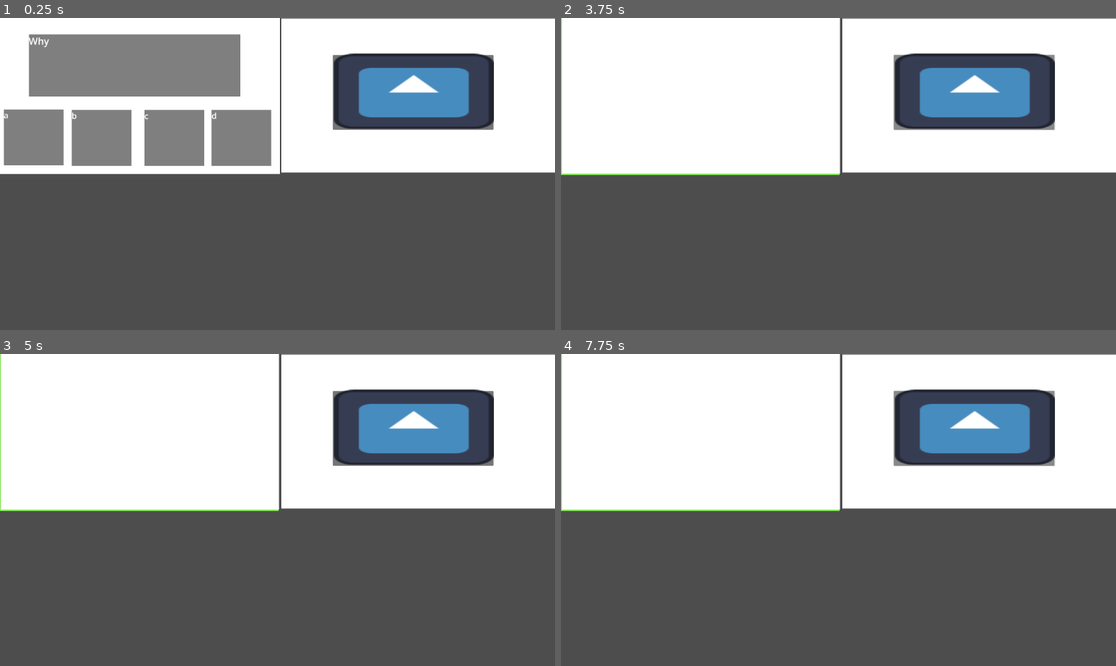
Above: before the commit, frames 1-4 (two rows, left to right).
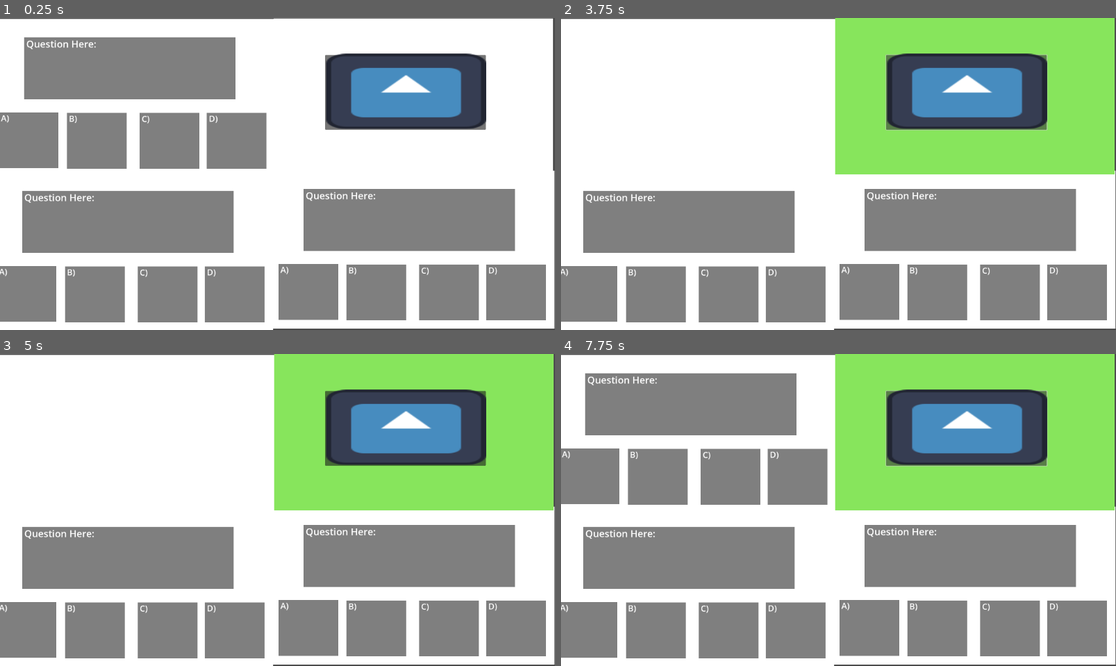
Above: after the commit, the same moments.

Repository: IanM-Anderson/Voltron-Season-9
Game: Godot game, scene res://world.tscn
Same seed, same stepped clock (60 frames per second), same inputs: the game is played once before the commit and once after it. The project has no main scene, so this scene is started directly. The engine's default icon, where the game draws it, is replaced by a stand-in: a white triangle on a blue panel in a dark square.
Inputs (mouse positions are in pixels of both pictures, inside the frame that each line leads up to; where the layout moved, square brackets give the same spot in the first picture):
- Up to frame 1 (0.25 s): no input
- Up to frame 2 (3.75 s): click (594, 136) at 0.52 s; click (799, 136) at 1.27 s; click (733, 136) at 2.02 s; click (660, 136) at 2.77 s; click (966, 92) [971, 92] at 3.5 s
- Up to frame 3 (5 s): click (33, 472) at 4.27 s
- Up to frame 4 (7.75 s): click (799, 472) at 5.02 s; click (733, 472) at 5.77 s; click (660, 472) at 6.52 s; click (966, 428) [971, 428] at 7.25 s

The runs differ from the first frame. In frame 1, 56% of the frame differs, in the area x 0-100%, y 0-100%; in frame 2, 70%; in frame 3, 70%; in frame 4, 85%.
Error after the commit: Attempt to call function 'get_as_text' in base 'null instance' on a null instance. (res://unique_words.gd:52)

Commit message:
Add files via upload

Diff:
--- /dev/null
+++ b/voltron-season-9/Trivia.gd
@@ -0,0 +1,92 @@
+extends Node2D
+
+var questions = []
+var answerText = []
+var answers = []
+var questionNumber = 0
+var answer = "0"
+var guess = false
+var won = false
+
+func _ready() -> void:
+	var data = load_from_file()
+	var lines = data.strip_edges().split("\n")
+	print(lines)
+
+	# loop through all the questions
+	for i in range(0, lines.size(), 1):
+		var questionData = lines[i].strip_edges().split(",")
+		questions.append(questionData[0])
+		answerText.append([questionData[1], questionData[2], questionData[3], questionData[4]])
+		answers.append(questionData[5])
+
+
+	newQuestion()
+
+
+ #Called every frame. 'delta' is the elapsed time since the previous frame.
+func _process(delta: float) -> void:
+	if answer == answers[questionNumber] and guess:
+		get_node("MultiBackground").visible = false
+		get_node("MultiWin").visible = true
+		won = true
+
+	if guess and answer != answers[questionNumber]:
+		print("fail")
+		get_node("Timer").start()
+		guess = false
+		get_node("Cover").visible = true
+
+func load_from_file():
+	var file = FileAccess.open("C:/Users/13ian/Documents/GoDot Games/voltron-season-9/GameJamTrivia.txt", FileAccess.READ)
+	var content = file.get_as_text()
+	return content
+
+func _on_a_pressed() -> void:
+	answer = "1"
+	guess = true
+	print(answer)
+
+
+func _on_b_pressed() -> void:
+	answer = "4"
+	guess = true
+	print(answer)
+
+
+func _on_c_pressed() -> void:
+	answer = "3"
+	guess = true
+	print(answer)
+
+
+func _on_d_pressed() -> void:
+	answer = "2"
+	guess = true
+	print(answer)
+
+
+func _on_timer_timeout() -> void:
+	newQuestion()
+
+	get_node("Cover").visible = false
+	get_node("Timer").stop()
+
+func newQuestion():
+	# replace the question
+	questionNumber = randi_range(0, questions.size() - 1)
+	# update the question text
+	get_node("Questions").text = questions[questionNumber]
+
+	# update the question text
+	get_node("A").text = answerText[questionNumber][0]
+	get_node("B").text = answerText[questionNumber][1]
+	get_node("C").text = answerText[questionNumber][2]
+	get_node("D").text = answerText[questionNumber][3]
+	print(answers[questionNumber])
+
+func reset():
+	get_node("MultiBackground").visible = true
+	get_node("MultiWin").visible = false
+	won = false
+	newQuestion()
--- /dev/null
+++ b/voltron-season-9/Trivia.tscn
@@ -0,0 +1,141 @@
+[gd_scene load_steps=5 format=3 uid="uid://c3f1o5m580aum"]
+
+[ext_resource type="Texture2D" uid="uid://t0s2vvl2tru4" path="res://Untitled.png" id="1_fhtr5"]
+[ext_resource type="Script" path="res://Trivia.gd" id="1_xql8k"]
+[ext_resource type="Texture2D" uid="uid://70unkr46ygy4" path="res://Win.png" id="3_k3xs6"]
+[ext_resource type="Texture2D" uid="uid://d1rmhc5b4uyn2" path="res://Question Background.png" id="4_gu8ai"]
+
+[node name="Trivia" type="Node2D"]
+script = ExtResource("1_xql8k")
+
+[node name="Timer" type="Timer" parent="."]
+
+[node name="Cover" type="Sprite2D" parent="."]
+visible = false
+position = Vector2(581.5, 321.5)
+scale = Vector2(0.667245, 0.600926)
+texture = ExtResource("1_fhtr5")
+
+[node name="MultiBackground" type="Sprite2D" parent="."]
+z_index = -10
+position = Vector2(578, 321)
+scale = Vector2(0.675926, 0.607407)
+texture = ExtResource("1_fhtr5")
+
+[node name="MultiWin" type="Sprite2D" parent="."]
+visible = false
+z_index = -10
+position = Vector2(574.5, 324)
+scale = Vector2(0.67419, 0.609259)
+texture = ExtResource("3_k3xs6")
+
+[node name="Questions" type="RichTextLabel" parent="."]
+offset_left = 119.0
+offset_top = 68.0
+offset_right = 997.0
+offset_bottom = 325.0
+theme_override_font_sizes/normal_font_size = 40
+text = " Question Here:"
+fit_content = true
+metadata/_edit_use_anchors_ = true
+
+[node name="Sprite2D" type="Sprite2D" parent="Questions"]
+z_index = -1
+position = Vector2(421, 131.5)
+scale = Vector2(0.55787, 0.302778)
+texture = ExtResource("4_gu8ai")
+
+[node name="A" type="RichTextLabel" parent="."]
+offset_left = 15.0
+offset_top = 379.0
+offset_right = 262.0
+offset_bottom = 611.0
+theme_override_font_sizes/normal_font_size = 35
+text = " A)"
+fit_content = true
+metadata/_edit_use_anchors_ = true
+
+[node name="Sprite2D" type="Sprite2D" parent="A"]
+z_index = -1
+position = Vector2(121, 117.5)
+scale = Vector2(0.155093, 0.234259)
+texture = ExtResource("4_gu8ai")
+
+[node name="A" type="Button" parent="A"]
+z_index = -2
+layout_mode = 0
+offset_right = 247.0
+offset_bottom = 231.0
+metadata/_edit_use_anchors_ = true
+
+[node name="D" type="RichTextLabel" parent="."]
+offset_left = 878.0
+offset_top = 381.0
+offset_right = 1125.0
+offset_bottom = 613.0
+theme_override_font_sizes/normal_font_size = 35
+text = " D)"
+metadata/_edit_use_anchors_ = true
+
+[node name="Sprite2D" type="Sprite2D" parent="D"]
+z_index = -1
+position = Vector2(122.5, 114)
+scale = Vector2(0.153356, 0.227778)
+texture = ExtResource("4_gu8ai")
+
+[node name="D" type="Button" parent="D"]
+z_index = -2
+layout_mode = 0
+offset_right = 247.0
+offset_bottom = 235.0
+metadata/_edit_use_anchors_ = true
+
+[node name="C" type="RichTextLabel" parent="."]
+offset_left = 599.0
+offset_top = 382.0
+offset_right = 846.0
+offset_bottom = 614.0
+theme_override_font_sizes/normal_font_size = 35
+text = " C)"
+metadata/_edit_use_anchors_ = true
+
+[node name="Sprite2D" type="Sprite2D" parent="C"]
+z_index = -1
+position = Vector2(123.5, 115.5)
+scale = Vector2(0.151042, 0.228704)
+texture = ExtResource("4_gu8ai")
+
+[node name="C" type="Button" parent="C"]
+z_index = -2
+layout_mode = 0
+offset_right = 250.0
+offset_bottom = 233.0
+metadata/_edit_use_anchors_ = true
+
+[node name="B" type="RichTextLabel" parent="."]
+offset_left = 297.0
+offset_top = 381.0
+offset_right = 544.0
+offset_bottom = 613.0
+theme_override_font_sizes/normal_font_size = 35
+text = " B)"
+metadata/_edit_use_anchors_ = true
+
+[node name="Sprite2D" type="Sprite2D" parent="B"]
+z_index = -1
+position = Vector2(125, 115.5)
+scale = Vector2(0.15162, 0.228704)
+texture = ExtResource("4_gu8ai")
+
+[node name="B" type="Button" parent="B"]
+z_index = -2
+layout_mode = 0
+offset_right = 250.0
+offset_bottom = 233.0
+metadata/_edit_use_anchors_ = true
+
+[connection signal="timeout" from="Timer" to="." method="_on_timer_timeout"]
+[connection signal="pressed" from="A/A" to="." method="_on_a_pressed"]
+[connection signal="pressed" from="D/D" to="." method="_on_b_pressed"]
+[connection signal="pressed" from="C/C" to="." method="_on_c_pressed"]
+[connection signal="pressed" from="B/B" to="." method="_on_d_pressed"]
--- a/voltron-season-9/button_game.gd
+++ b/voltron-season-9/button_game.gd
@@ -2,7 +2,13 @@
 
 var won = false
 
-
-
 func _on_button_pressed() -> void:
 	won = true
+
+	get_node("Background").visible = false
+	get_node("Win").visible = true
+
+func reset():
+	won = false
+	get_node("Background").visible = true
+	get_node("Win").visible = false
--- a/voltron-season-9/button_game.tscn
+++ b/voltron-season-9/button_game.tscn
@@ -1,11 +1,9 @@
-[gd_scene load_steps=7 format=3 uid="uid://c27dc6ptnl4ow"]
+[gd_scene load_steps=5 format=3 uid="uid://c27dc6ptnl4ow"]
 
 [ext_resource type="Script" path="res://button_game.gd" id="1_8f0ey"]
 [ext_resource type="Texture2D" uid="uid://t0s2vvl2tru4" path="res://Untitled.png" id="2_0q145"]
-[ext_resource type="Script" path="res://background.gd" id="3_3jp3o"]
 [ext_resource type="Texture2D" uid="uid://70unkr46ygy4" path="res://Win.png" id="4_f7i4b"]
 [ext_resource type="Texture2D" uid="uid://jjywbp7yov0f" path="res://icon.svg" id="5_qms1n"]
-[ext_resource type="Script" path="res://win.gd" id="5_tai8i"]
 
 [node name="ButtonGame" type="Node2D"]
 position = Vector2(534, 301)
@@ -16,7 +14,6 @@
 position = Vector2(42.5, 24.5)
 scale = Vector2(0.670718, 0.591667)
 texture = ExtResource("2_0q145")
-script = ExtResource("3_3jp3o")
 
 [node name="Win" type="Sprite2D" parent="."]
 visible = false
@@ -24,7 +21,6 @@
 position = Vector2(44, 26.5)
 scale = Vector2(0.671296, 0.60463)
 texture = ExtResource("4_f7i4b")
-script = ExtResource("5_tai8i")
 
 [node name="Button" type="Button" parent="."]
 offset_left = -324.0
--- /dev/null
+++ b/voltron-season-9/odd_one_out.gd
@@ -0,0 +1,105 @@
+extends Node2D
+
+var groups = []
+var options = []
+
+var answer = 0
+var input = 1
+
+var guess = false
+var won = false
+
+func _ready() -> void:
+	var data = load_from_file()
+	var lines = data.strip_edges().split("\n")
+
+	# loop through all the groups
+	for i in range(0, lines.size(), 1):
+		groups.append(lines[i].strip_edges().split(","))
+
+	newQuestion()
+
+
+
+ #Called every frame. 'delta' is the elapsed time since the previous frame.
+
+func _process(delta: float) -> void:
+	if input == answer and guess:
+		get_node("MultiBackground").visible = false
+		get_node("MultiWin").visible = true
+		won = true
+
+	if guess and input != answer:
+		print("fail")
+		get_node("Timer").start()
+		guess = false
+		get_node("Cover").visible = true
+
+func load_from_file():
+	var file = FileAccess.open("C:/Users/13ian/Documents/GoDot Games/voltron-season-9/GameJamCategoriesFixed.txt", FileAccess.READ)
+	var content = file.get_as_text()
+	return content
+
+func _on_a_pressed() -> void:
+	input = 1
+	guess = true
+	print(answer)
+
+
+func _on_b_pressed() -> void:
+	input = 4
+	guess = true
+	print(answer)
+
+
+func _on_c_pressed() -> void:
+	input = 3
+	guess = true
+	print(answer)
+
+
+func _on_d_pressed() -> void:
+	input = 2
+	guess = true
+	print(answer)
+
+
+func _on_timer_timeout() -> void:
+
+	options.clear()
+	newQuestion()
+
+	get_node("Cover").visible = false
+	get_node("Timer").stop()
+
+func newQuestion():
+	var group1 = randi_range(0, groups.size() - 1)
+	var group2 = randi_range(0, groups.size() - 1)
+	var goodStart = randi_range(0, groups[group1].size() - 4)
+	var bad = randi_range(0, 3)
+	answer = bad + 1
+	# make group 2 not group 1:
+	while group2 == group1:
+		group2 = randi_range(0, groups.size() - 1)
+
+	# create the options array
+	for i in range(0, 4, 1):
+		if i == bad:
+			options.append(groups[group2][randi_range(0, groups[group2].size() - 1)])
+		else:
+			options.append(groups[group1][i+goodStart])
+
+	# update the question text
+	get_node("Questions").text = "Pick the odd one out:"
+
+	#upadte the option text:
+	get_node("A").text = options[0]
+	get_node("B").text = options[1]
+	get_node("C").text = options[2]
+	get_node("D").text = options[3]
+
+func rest():
+	get_node("MultiBackground").visible = true
+	get_node("MultiWin").visible = false
+	won = false
+	newQuestion()
--- /dev/null
+++ b/voltron-season-9/odd_one_out.tscn
@@ -0,0 +1,141 @@
+[gd_scene load_steps=5 format=3 uid="uid://c180wu80c5yw0"]
+
+[ext_resource type="Script" path="res://odd_one_out.gd" id="1_sb6m0"]
+[ext_resource type="Texture2D" uid="uid://t0s2vvl2tru4" path="res://Untitled.png" id="2_e44l3"]
+[ext_resource type="Texture2D" uid="uid://70unkr46ygy4" path="res://Win.png" id="3_6uwoy"]
+[ext_resource type="Texture2D" uid="uid://d1rmhc5b4uyn2" path="res://Question Background.png" id="4_14c33"]
+
+[node name="OddOneOut" type="Node2D"]
+script = ExtResource("1_sb6m0")
+
+[node name="Timer" type="Timer" parent="."]
+
+[node name="Cover" type="Sprite2D" parent="."]
+visible = false
+position = Vector2(581.5, 321.5)
+scale = Vector2(0.667245, 0.600926)
+texture = ExtResource("2_e44l3")
+
+[node name="MultiBackground" type="Sprite2D" parent="."]
+z_index = -10
+position = Vector2(578, 321)
+scale = Vector2(0.675926, 0.607407)
+texture = ExtResource("2_e44l3")
+
+[node name="MultiWin" type="Sprite2D" parent="."]
+visible = false
+z_index = -10
+position = Vector2(574.5, 324)
+scale = Vector2(0.67419, 0.609259)
+texture = ExtResource("3_6uwoy")
+
+[node name="Questions" type="RichTextLabel" parent="."]
+offset_left = 119.0
+offset_top = 68.0
+offset_right = 997.0
+offset_bottom = 325.0
+theme_override_font_sizes/normal_font_size = 40
+text = " Question Here:"
+fit_content = true
+metadata/_edit_use_anchors_ = true
+
+[node name="Sprite2D" type="Sprite2D" parent="Questions"]
+z_index = -1
+position = Vector2(421, 131.5)
+scale = Vector2(0.55787, 0.302778)
+texture = ExtResource("4_14c33")
+
+[node name="A" type="RichTextLabel" parent="."]
+offset_left = 15.0
+offset_top = 379.0
+offset_right = 262.0
+offset_bottom = 611.0
+theme_override_font_sizes/normal_font_size = 35
+text = " A)"
+fit_content = true
+metadata/_edit_use_anchors_ = true
+
+[node name="Sprite2D" type="Sprite2D" parent="A"]
+z_index = -1
+position = Vector2(121, 117.5)
+scale = Vector2(0.155093, 0.234259)
+texture = ExtResource("4_14c33")
+
+[node name="A" type="Button" parent="A"]
+z_index = -2
+layout_mode = 0
+offset_right = 247.0
+offset_bottom = 231.0
+metadata/_edit_use_anchors_ = true
+
+[node name="D" type="RichTextLabel" parent="."]
+offset_left = 878.0
+offset_top = 381.0
+offset_right = 1125.0
+offset_bottom = 613.0
+theme_override_font_sizes/normal_font_size = 35
+text = " D)"
+metadata/_edit_use_anchors_ = true
+
+[node name="Sprite2D" type="Sprite2D" parent="D"]
+z_index = -1
+position = Vector2(122.5, 114)
+scale = Vector2(0.153356, 0.227778)
+texture = ExtResource("4_14c33")
+
+[node name="D" type="Button" parent="D"]
+z_index = -2
+layout_mode = 0
+offset_right = 247.0
+offset_bottom = 235.0
+metadata/_edit_use_anchors_ = true
+
+[node name="C" type="RichTextLabel" parent="."]
+offset_left = 599.0
+offset_top = 382.0
+offset_right = 846.0
+offset_bottom = 614.0
+theme_override_font_sizes/normal_font_size = 35
+text = " C)"
+metadata/_edit_use_anchors_ = true
+
+[node name="Sprite2D" type="Sprite2D" parent="C"]
+z_index = -1
+position = Vector2(123.5, 115.5)
+scale = Vector2(0.151042, 0.228704)
+texture = ExtResource("4_14c33")
+
+[node name="C" type="Button" parent="C"]
+z_index = -2
+layout_mode = 0
+offset_right = 250.0
+offset_bottom = 233.0
+metadata/_edit_use_anchors_ = true
+
+[node name="B" type="RichTextLabel" parent="."]
+offset_left = 297.0
+offset_top = 381.0
+offset_right = 544.0
+offset_bottom = 613.0
+theme_override_font_sizes/normal_font_size = 35
+text = " B)"
+metadata/_edit_use_anchors_ = true
+
+[node name="Sprite2D" type="Sprite2D" parent="B"]
+z_index = -1
+position = Vector2(125, 115.5)
+scale = Vector2(0.15162, 0.228704)
+texture = ExtResource("4_14c33")
+
+[node name="B" type="Button" parent="B"]
+z_index = -2
+layout_mode = 0
+offset_right = 250.0
+offset_bottom = 233.0
+metadata/_edit_use_anchors_ = true
+
+[connection signal="timeout" from="Timer" to="." method="_on_timer_timeout"]
+[connection signal="pressed" from="A/A" to="." method="_on_a_pressed"]
+[connection signal="pressed" from="D/D" to="." method="_on_b_pressed"]
+[connection signal="pressed" from="C/C" to="." method="_on_c_pressed"]
+[connection signal="pressed" from="B/B" to="." method="_on_d_pressed"]
--- /dev/null
+++ b/voltron-season-9/unique_words.gd
@@ -0,0 +1,177 @@
+extends Node2D
+
+var allWords = []
+var doneWords = []
+var newWords = []
+var oldWords = []
+var options = []
+
+var oldrad1 = 0
+var oldrad2 = 0
+var oldrad3 = 0
+var oldrad4 = 0
+
+var answers = []
+var input = 1
+
+var guess = false
+var won = false
+
+func _ready() -> void:
+	var data = load_from_file()
+	var lines = data.strip_edges().split("\n")
+
+	# loop through all the word list
+	for i in range(0, lines.size(), 1):
+		allWords.append(lines[i].strip_edges().split(","))
+
+	newQuestion()
+
+
+
+ #Called every frame. 'delta' is the elapsed time since the previous frame.
+
+func _process(delta: float) -> void:
+	if input in answers and guess:
+		get_node("MultiBackground").visible = false
+		get_node("MultiWin").visible = true
+
+		doneWords.append(options[input-1])
+		print(doneWords)
+		guess = false
+		won = true
+
+	if guess and !(input in answers):
+		print("fail")
+		get_node("Timer").start()
+		guess = false
+		get_node("Cover").visible = true
+
+func load_from_file():
+	var file = FileAccess.open("C:/Users/13ian/Documents/GoDot Games/voltron-season-9/GameJamRandomWords.txt", FileAccess.READ)
+	var content = file.get_as_text()
+	return content
+#
+func _on_a_pressed() -> void:
+	input = 1
+	guess = true
+
+
+func _on_b_pressed() -> void:
+	input = 4
+	guess = true
+
+
+func _on_c_pressed() -> void:
+	input = 3
+	guess = true
+
+
+func _on_d_pressed() -> void:
+	input = 2
+	guess = true
+#
+#
+func _on_timer_timeout() -> void:
+
+	reset()
+
+	get_node("Cover").visible = false
+	get_node("Timer").stop()
+
+func newQuestion():
+	# pick random values in the word list
+	var rad1 = randi_range(0, allWords.size() - 1)
+	var rad2 = randi_range(0, allWords.size() - 1)
+	var rad3 = randi_range(0, allWords.size() - 1)
+	var rad4 = randi_range(0, allWords.size() - 1)
+
+	while rad2 == rad1 or rad2 == rad3 or rad2 == rad4:
+		rad2 = randi_range(0, allWords.size() - 1)
+	while rad3 == rad1 or rad3 == rad2 or rad3 == rad4:
+		rad3 = randi_range(0, allWords.size() - 1)
+	while rad4 == rad1 or rad4 == rad3 or rad4 == rad2:
+		rad4 = randi_range(0, allWords.size() - 1)
+
+	if doneWords.size() >= 1:
+		oldrad1 = randi_range(0, doneWords.size() - 1)
+	if doneWords.size() >= 2:
+		oldrad2 = randi_range(0, doneWords.size() - 1)
+		while oldrad2 == oldrad1:
+			oldrad2 = randi_range(0, doneWords.size() - 1)
+	if doneWords.size() >= 3:
+		oldrad3 = randi_range(0, doneWords.size() - 1)
+		while oldrad3 == oldrad1 or oldrad3 == oldrad2:
+			oldrad3 = randi_range(0, doneWords.size() - 1)
+	if doneWords.size() >= 4:
+		oldrad4 = randi_range(0, doneWords.size() - 1)
+		while oldrad4 == oldrad1 or oldrad4 == oldrad2 or oldrad4 == oldrad3:
+			oldrad4 = randi_range(0, doneWords.size() - 1)
+
+
+	if doneWords.size() == 0:
+		newWords = [allWords[rad1], allWords[rad2], allWords[rad3], allWords[rad4]]
+		options = newWords
+		answers = [1, 2, 3, 4]
+	if doneWords.size() == 1:
+		newWords = [allWords[rad1], allWords[rad2], allWords[rad3]]
+		oldWords = [doneWords[oldrad1]]
+		var pos = randi_range(0, 3)
+
+		for i in range(0, 4, 1):
+			if i == pos:
+				options.append(oldWords[0])
+			if i > pos:
+				options.append(newWords[i-1])
+				answers.append(i+1)
+			if i < pos:
+				options.append(newWords[i])
+				answers.append(i+1)
+
+	if doneWords.size() == 2:
+		newWords = [allWords[rad1], allWords[rad2]]
+		oldWords = [doneWords[oldrad1], doneWords[oldrad2]]
+
+		options.append(newWords[0])
+		options.append(oldWords[0])
+		options.append(newWords[1])
+		options.append(oldWords[1])
+
+		answers = [1, 3]
+
+	if doneWords.size() >=3:
+		newWords = [allWords[rad1]]
+		oldWords = [doneWords[oldrad1], doneWords[oldrad2], doneWords[oldrad3]]
+
+		var pos = randi_range(0, 3)
+
+		for i in range(0, 4, 1):
+			if i == pos:
+				options.append(newWords[0])
+			if i > pos:
+				options.append(oldWords[i-1])
+			if i < pos:
+				options.append(oldWords[i])
+
+		answers = [pos + 1]
+	print(options)
+	print(answers)
+
+
+	# update the question text
+	get_node("Questions").text = "Pick a new word:"
+	#upadte the option text:
+	get_node("A").text = options[0][0]
+	get_node("B").text = options[1][0]
+	get_node("C").text = options[2][0]
+	get_node("D").text = options[3][0]
+
+func reset():
+	get_node("MultiBackground").visible = true
+	get_node("MultiWin").visible = false
+	options.clear()
+	newWords.clear()
+	oldWords.clear()
+	answers.clear()
+	won = false
+	newQuestion()
--- /dev/null
+++ b/voltron-season-9/unique_words.tscn
@@ -0,0 +1,141 @@
+[gd_scene load_steps=5 format=3 uid="uid://dk8o187c1bo13"]
+
+[ext_resource type="Script" path="res://unique_words.gd" id="1_nwfnk"]
+[ext_resource type="Texture2D" uid="uid://t0s2vvl2tru4" path="res://Untitled.png" id="2_pxfp7"]
+[ext_resource type="Texture2D" uid="uid://70unkr46ygy4" path="res://Win.png" id="3_ho6i5"]
+[ext_resource type="Texture2D" uid="uid://d1rmhc5b4uyn2" path="res://Question Background.png" id="4_k2ovd"]
+
+[node name="UniqueWords" type="Node2D"]
+script = ExtResource("1_nwfnk")
+
+[node name="Timer" type="Timer" parent="."]
+
+[node name="Cover" type="Sprite2D" parent="."]
+visible = false
+position = Vector2(581.5, 321.5)
+scale = Vector2(0.667245, 0.600926)
+texture = ExtResource("2_pxfp7")
+
+[node name="MultiBackground" type="Sprite2D" parent="."]
+z_index = -10
+position = Vector2(578, 321)
+scale = Vector2(0.675926, 0.607407)
+texture = ExtResource("2_pxfp7")
+
+[node name="MultiWin" type="Sprite2D" parent="."]
+visible = false
+z_index = -10
+position = Vector2(574.5, 324)
+scale = Vector2(0.67419, 0.609259)
+texture = ExtResource("3_ho6i5")
+
+[node name="Questions" type="RichTextLabel" parent="."]
+offset_left = 119.0
+offset_top = 68.0
+offset_right = 997.0
+offset_bottom = 325.0
+theme_override_font_sizes/normal_font_size = 40
+text = " Question Here:"
+fit_content = true
+metadata/_edit_use_anchors_ = true
+
+[node name="Sprite2D" type="Sprite2D" parent="Questions"]
+z_index = -1
+position = Vector2(421, 131.5)
+scale = Vector2(0.55787, 0.302778)
+texture = ExtResource("4_k2ovd")
+
+[node name="A" type="RichTextLabel" parent="."]
+offset_left = 15.0
+offset_top = 379.0
+offset_right = 262.0
+offset_bottom = 611.0
+theme_override_font_sizes/normal_font_size = 35
+text = " A)"
+fit_content = true
+metadata/_edit_use_anchors_ = true
+
+[node name="Sprite2D" type="Sprite2D" parent="A"]
+z_index = -1
+position = Vector2(121, 117.5)
+scale = Vector2(0.155093, 0.234259)
+texture = ExtResource("4_k2ovd")
+
+[node name="A" type="Button" parent="A"]
+z_index = -2
+layout_mode = 0
+offset_right = 247.0
+offset_bottom = 231.0
+metadata/_edit_use_anchors_ = true
+
+[node name="D" type="RichTextLabel" parent="."]
+offset_left = 878.0
+offset_top = 381.0
+offset_right = 1125.0
+offset_bottom = 613.0
+theme_override_font_sizes/normal_font_size = 35
+text = " D)"
+metadata/_edit_use_anchors_ = true
+
+[node name="Sprite2D" type="Sprite2D" parent="D"]
+z_index = -1
+position = Vector2(122.5, 114)
+scale = Vector2(0.153356, 0.227778)
+texture = ExtResource("4_k2ovd")
+
+[node name="D" type="Button" parent="D"]
+z_index = -2
+layout_mode = 0
+offset_right = 247.0
+offset_bottom = 235.0
+metadata/_edit_use_anchors_ = true
+
+[node name="C" type="RichTextLabel" parent="."]
+offset_left = 599.0
+offset_top = 382.0
+offset_right = 846.0
+offset_bottom = 614.0
+theme_override_font_sizes/normal_font_size = 35
+text = " C)"
+metadata/_edit_use_anchors_ = true
+
+[node name="Sprite2D" type="Sprite2D" parent="C"]
+z_index = -1
+position = Vector2(123.5, 115.5)
+scale = Vector2(0.151042, 0.228704)
+texture = ExtResource("4_k2ovd")
+
+[node name="C" type="Button" parent="C"]
+z_index = -2
+layout_mode = 0
+offset_right = 250.0
+offset_bottom = 233.0
+metadata/_edit_use_anchors_ = true
+
+[node name="B" type="RichTextLabel" parent="."]
+offset_left = 297.0
+offset_top = 381.0
+offset_right = 544.0
+offset_bottom = 613.0
+theme_override_font_sizes/normal_font_size = 35
+text = " B)"
+metadata/_edit_use_anchors_ = true
+
+[node name="Sprite2D" type="Sprite2D" parent="B"]
+z_index = -1
+position = Vector2(125, 115.5)
+scale = Vector2(0.15162, 0.228704)
+texture = ExtResource("4_k2ovd")
+
+[node name="B" type="Button" parent="B"]
+z_index = -2
+layout_mode = 0
+offset_right = 250.0
+offset_bottom = 233.0
+metadata/_edit_use_anchors_ = true
+
+[connection signal="timeout" from="Timer" to="." method="_on_timer_timeout"]
+[connection signal="pressed" from="A/A" to="." method="_on_a_pressed"]
+[connection signal="pressed" from="D/D" to="." method="_on_b_pressed"]
+[connection signal="pressed" from="C/C" to="." method="_on_c_pressed"]
+[connection signal="pressed" from="B/B" to="." method="_on_d_pressed"]
--- a/voltron-season-9/world.gd
+++ b/voltron-season-9/world.gd
@@ -1,13 +1,14 @@
 extends Node2D
-
-var questions = ["1", "2", "3", "4", "5", "6"]
-var answerText = [["a", "b", "c", "d"], ["a", "b", "c", "d"], ["a", "b", "c", "d"], ["a", "b", "c", "d"], ["a", "b", "c", "d"], ["a", "b", "c", "d"]]
-var answers = [1, 2, 3, 4, 1, 2]
 
 
 # Called when the node enters the scene tree for the first time.
 func _process(delta: float) -> void:
 	if get_node("MultiChoice").won == true:
-		print("Multi Win")
+		print("Trivia Win")
 	if get_node("ButtonGame").won == true:
 		print("Button Win")
+	if get_node("OddOneOut").won == true:
+		print("Odd Win")
+	if get_node("UniqueWords").won == true:
+		print("Unique Win")
+		get_node("UniqueWords").reset()
--- a/voltron-season-9/world.tscn
+++ b/voltron-season-9/world.tscn
@@ -1,15 +1,26 @@
-[gd_scene load_steps=4 format=3 uid="uid://dj40csj8nm486"]
+[gd_scene load_steps=6 format=3 uid="uid://dj40csj8nm486"]
 
 [ext_resource type="Script" path="res://world.gd" id="1_fvtcq"]
-[ext_resource type="PackedScene" uid="uid://c3f1o5m580aum" path="res://multi_choice.tscn" id="1_m2h1q"]
+[ext_resource type="PackedScene" uid="uid://c3f1o5m580aum" path="res://Trivia.tscn" id="1_m2h1q"]
+[ext_resource type="PackedScene" uid="uid://dk8o187c1bo13" path="res://unique_words.tscn" id="2_soey6"]
 [ext_resource type="PackedScene" uid="uid://c27dc6ptnl4ow" path="res://button_game.tscn" id="3_vif0h"]
+[ext_resource type="PackedScene" uid="uid://c180wu80c5yw0" path="res://odd_one_out.tscn" id="4_huule"]
 
 [node name="World" type="Node2D"]
 script = ExtResource("1_fvtcq")
 
+[node name="UniqueWords" parent="." instance=ExtResource("2_soey6")]
+position = Vector2(570, 321)
+scale = Vector2(0.5, 0.5)
+
 [node name="MultiChoice" parent="." instance=ExtResource("1_m2h1q")]
+position = Vector2(-14, 325)
 scale = Vector2(0.5, 0.5)
 
 [node name="ButtonGame" parent="." instance=ExtResource("3_vif0h")]
-position = Vector2(853, 149)
+position = Vector2(837, 149)
 scale = Vector2(0.5, 0.5)
+
+[node name="OddOneOut" parent="." instance=ExtResource("4_huule")]
+position = Vector2(-10, 6)
+scale = Vector2(0.5, 0.5)
Not shown, added: voltron-season-9/GameJamCategoriesFixed.txt
Not shown, added: voltron-season-9/GameJamRandomWords.txt
Not shown, added: voltron-season-9/GameJamTrivia.txt
Not shown, added: voltron-season-9/mul3247.tmp
